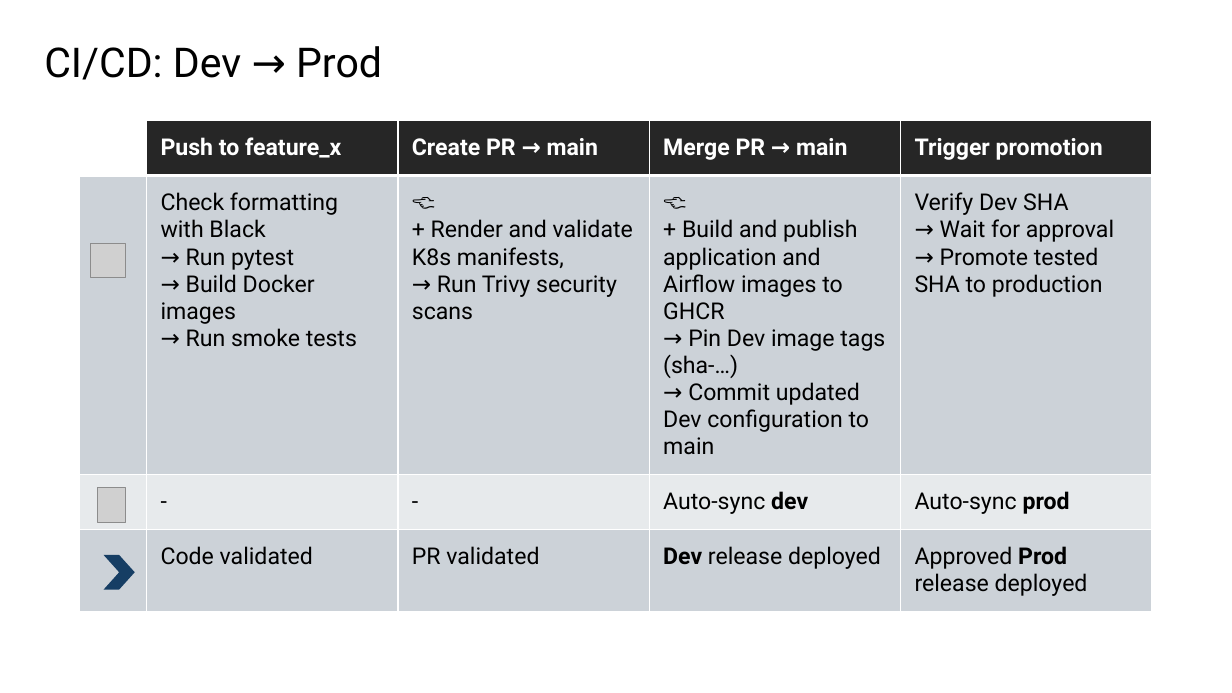
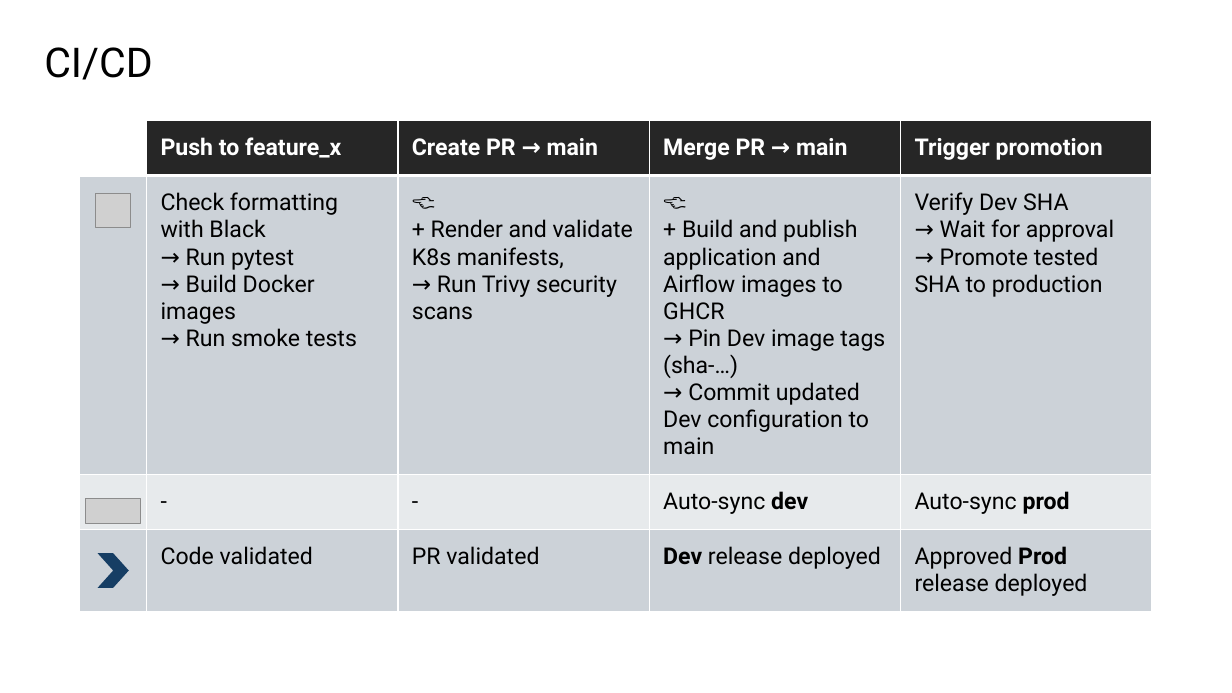
Before and after one commit to skrutikov/german-job-market-analytics, a slide deck: slide 5 of docs/defence2/Defence.pptx. Drawn at 1232x693 pixels with LibreOffice and Linux fonts; fonts in the diff are those of the drawing; grey boxes stand for pictures. Boxes give left, top, right and bottom in pixels: in the first picture for what was removed or moved away, otherwise in the second. Text is boxed around its words. In the diff, an @@ line names an element or a change of style, - is before the commit and + after.

```diff
--- a/docs/defence2/Defence.pptx
+++ b/docs/defence2/Defence.pptx
@@ title at [44,47,152,80]: text changed @@
-CI/CD: Dev → Prod
+CI/CD
@@ picture: place and size @@
-picture at [91,244,125,278]
+picture at [96,194,130,228]
@@ picture added at [86,499,140,524] @@
@@ picture removed at [98,488,126,522] @@
@@ chevron: place and size @@
-chevron at [104,555,135,590]
+chevron at [98,554,129,588]
```
Also in this commit, not shown: 2 other slides changed, 1 slide added, 1 other file.
